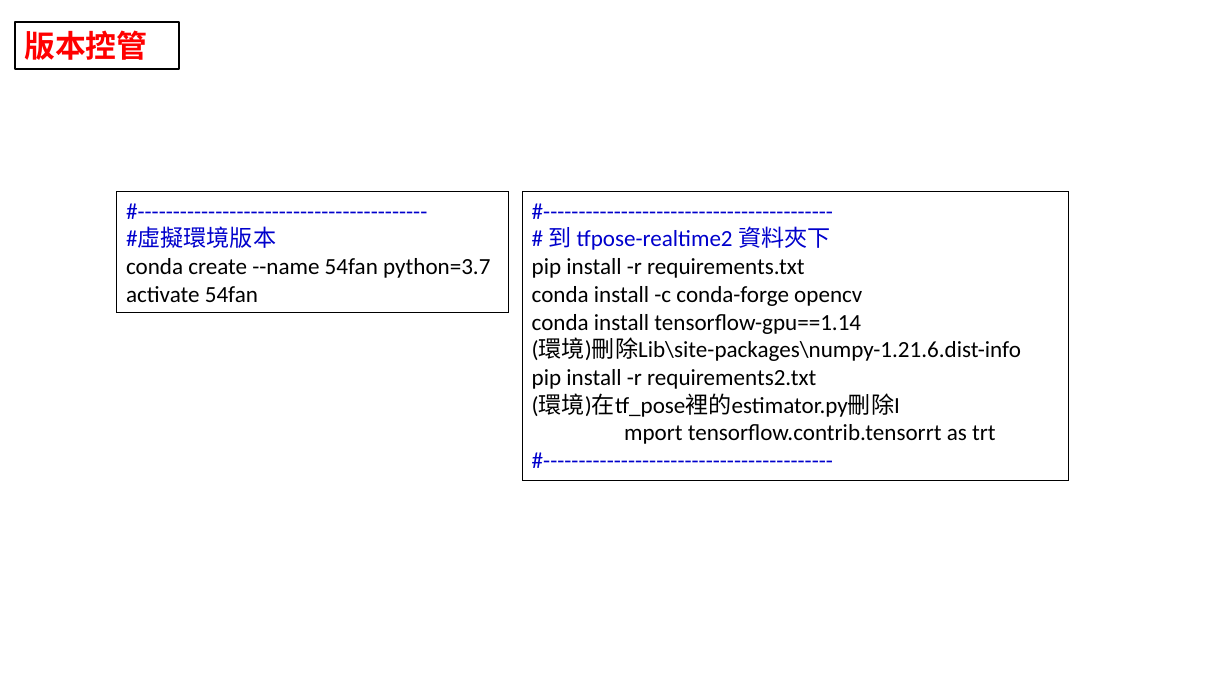
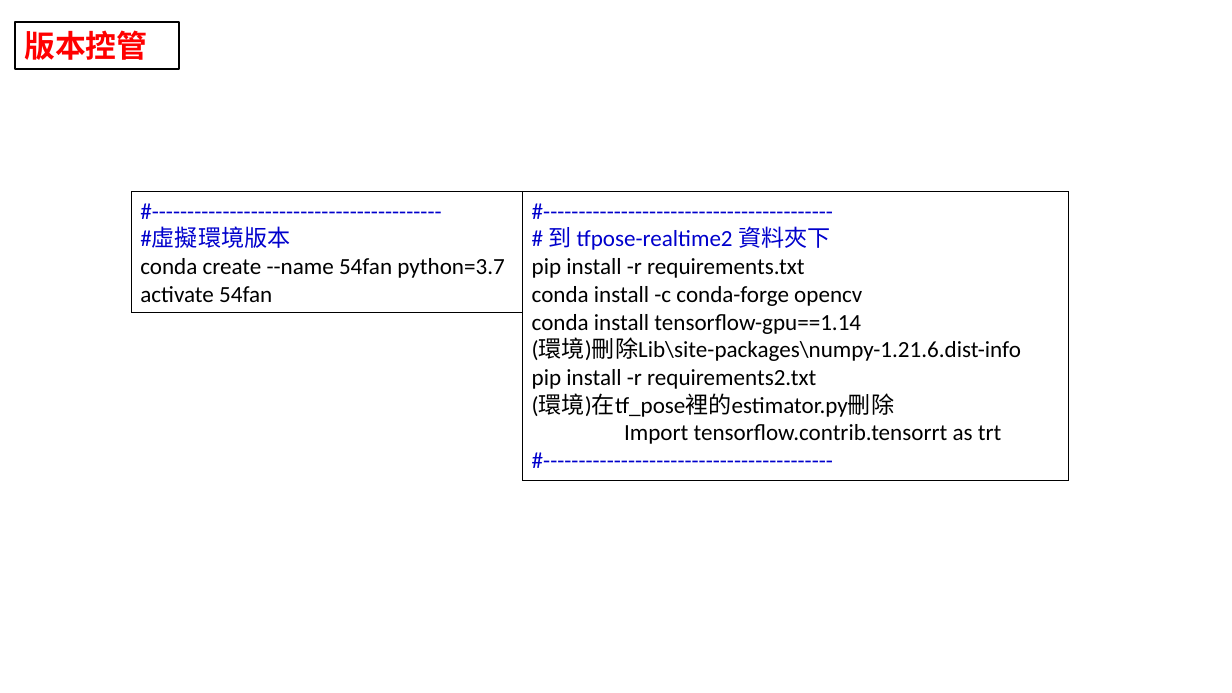
Before and after one commit to Luno82o/FinalProject-Impossible, a slide deck: slide 1 of tfpose-realtime2/結構.pptx. Drawn at 1232x693 pixels with LibreOffice and Linux fonts; fonts in the diff are those of the drawing. Boxes give left, top, right and bottom in pixels: in the first picture for what was removed or moved away, otherwise in the second. Text is boxed around its words. In the diff, an @@ line names an element or a change of style, - is before the commit and + after.

```diff
--- a/tfpose-realtime2/結構.pptx
+++ b/tfpose-realtime2/結構.pptx
@@ rectangle "#-----------------------------------------" moved from (x1=117, y1=191, x2=509, y2=312) to (x1=131, y1=191, x2=523, y2=312) @@
@@ text in rectangle at (x1=532, y1=393, x2=1001, y2=444): spaces changed @@
-(環境)在tf_pose裡的estimator.py刪除I
-mport tensorflow.contrib.tensorrt as trt
+(環境)在tf_pose裡的estimator.py刪除
+Import tensorflow.contrib.tensorrt as trt
```
Also in this commit, not shown: 5 other slides changed, 5 slides added, 28 other files.
